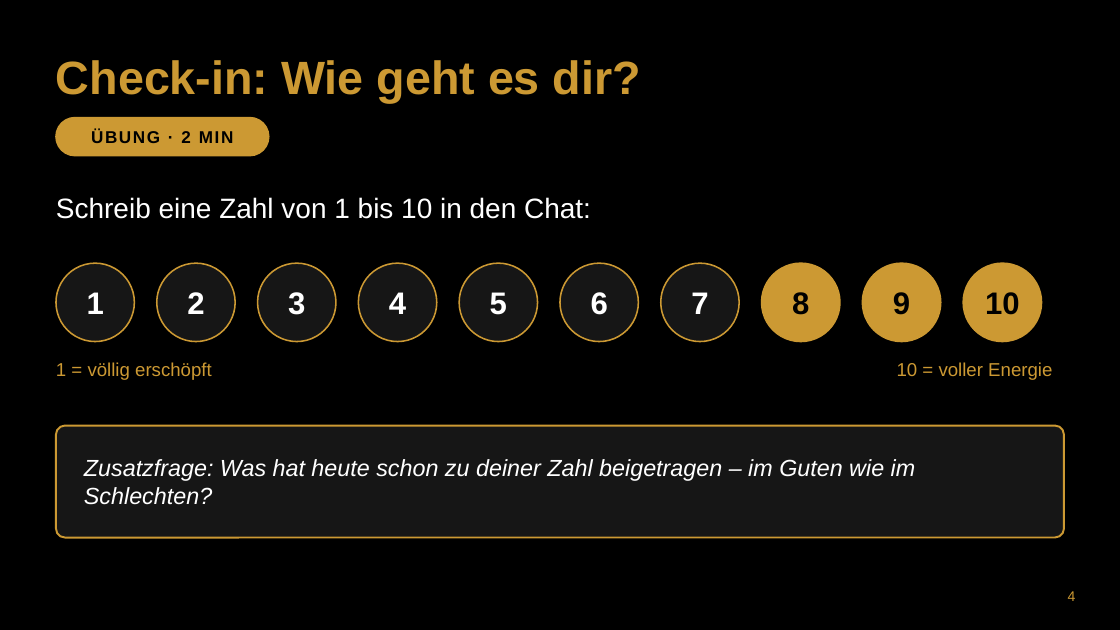
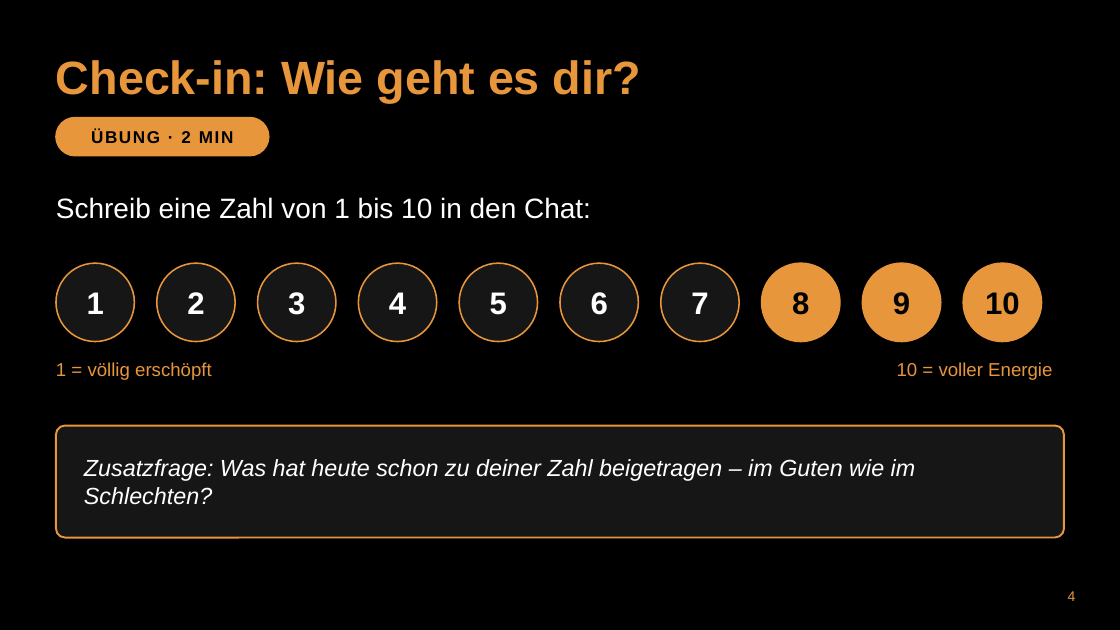
Before and after one commit to munderlohsven-dev/BVKT, a slide deck: slide 4 of praesentationen/mindset_mentale_staerke/Mindset_und_mentale_Staerke.pptx. Drawn at 1120x630 pixels with LibreOffice and Linux fonts; fonts in the diff are those of the drawing; background and template pictures are left out. Boxes give left, top, right and bottom in pixels: in the first picture for what was removed or moved away, otherwise in the second. Text is boxed around its words. In the diff, an @@ line names an element or a change of style, - is before the commit and + after.

```diff
--- a/praesentationen/mindset_mentale_staerke/Mindset_und_mentale_Staerke.pptx
+++ b/praesentationen/mindset_mentale_staerke/Mindset_und_mentale_Staerke.pptx
@@ outline #CC9933 1 pt to #E8963C 1 pt in 7 elements at (56, 263, 134, 342), (157, 263, 235, 342), (258, 263, 336, 342), (358, 263, 437, 342), (459, 263, 538, 342), (560, 263, 638, 342), (661, 263, 739, 342) @@
@@ fill #CC9933 to #E8963C; outline #CC9933 1 pt to #E8963C 1 pt in 4 elements at (56, 118, 269, 156), (762, 263, 840, 342), (862, 263, 941, 342), (963, 263, 1042, 342) @@
@@ rounded rectangle at (56, 426, 1064, 538): outline #CC9933 1.25 pt to #E8963C 1.25 pt @@
@@ text colour #CC9933 to #E8963C in 4 elements at (56, 60, 641, 103), (56, 362, 212, 380), (897, 362, 1052, 380), (1068, 591, 1076, 601) @@
```
Also in this commit, not shown: 29 other slides changed, 2 other files.
